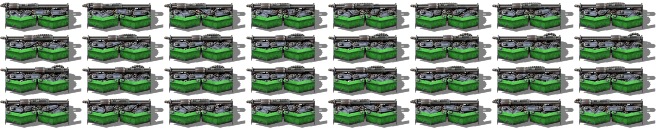
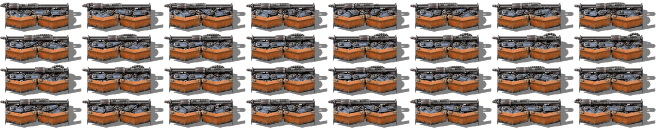
Two versions of the same layered image (656×128). Layer-by-layer changes:
added layer "tier 5" above "tier 4" over [5, 3, 643, 126]
hid "tier 4" over [5, 3, 643, 126]
